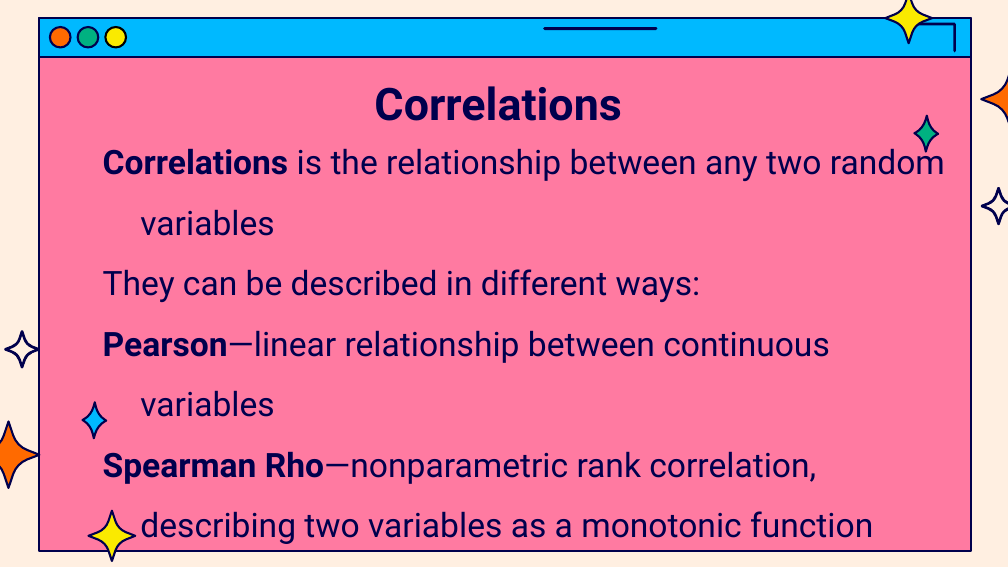
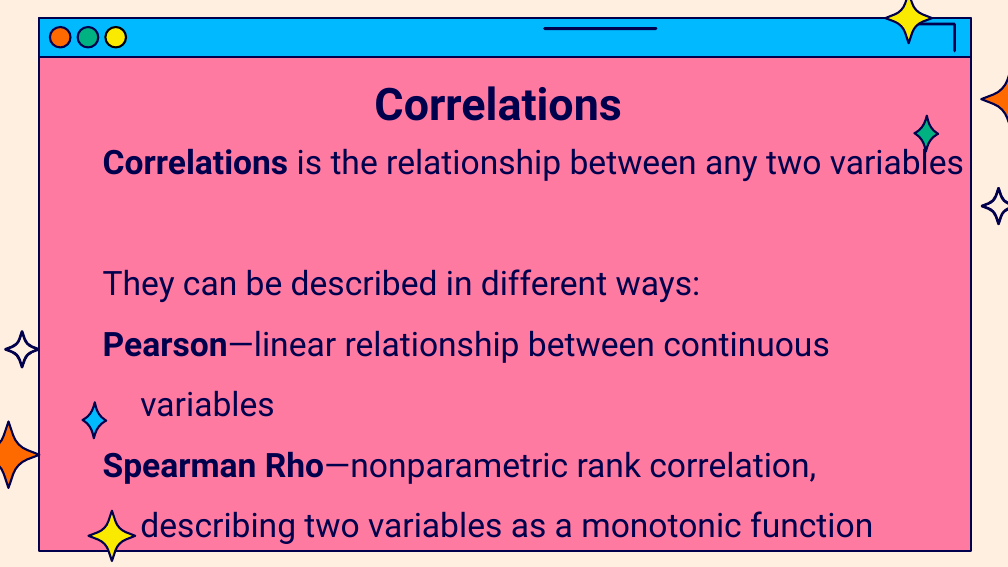
Before and after one commit to jasondsc/MATDRAB2MATFAB, a slide deck: slide 13 of slides/MATLAB_class_6.pptx. Drawn at 1008x567 pixels with LibreOffice and Linux fonts; fonts in the diff are those of the drawing. Boxes give left, top, right and bottom in pixels: in the first picture for what was removed or moved away, otherwise in the second. Text is boxed around its words. In the diff, an @@ line names an element or a change of style, - is before the commit and + after.

```diff
--- a/slides/MATLAB_class_6.pptx
+++ b/slides/MATLAB_class_6.pptx
@@ text at bbox=[103, 144, 964, 181]: text changed @@
-Correlations is the relationship between any two random variables
+Correlations is the relationship between any two variables
```
Also in this commit, not shown: 2 other files.
